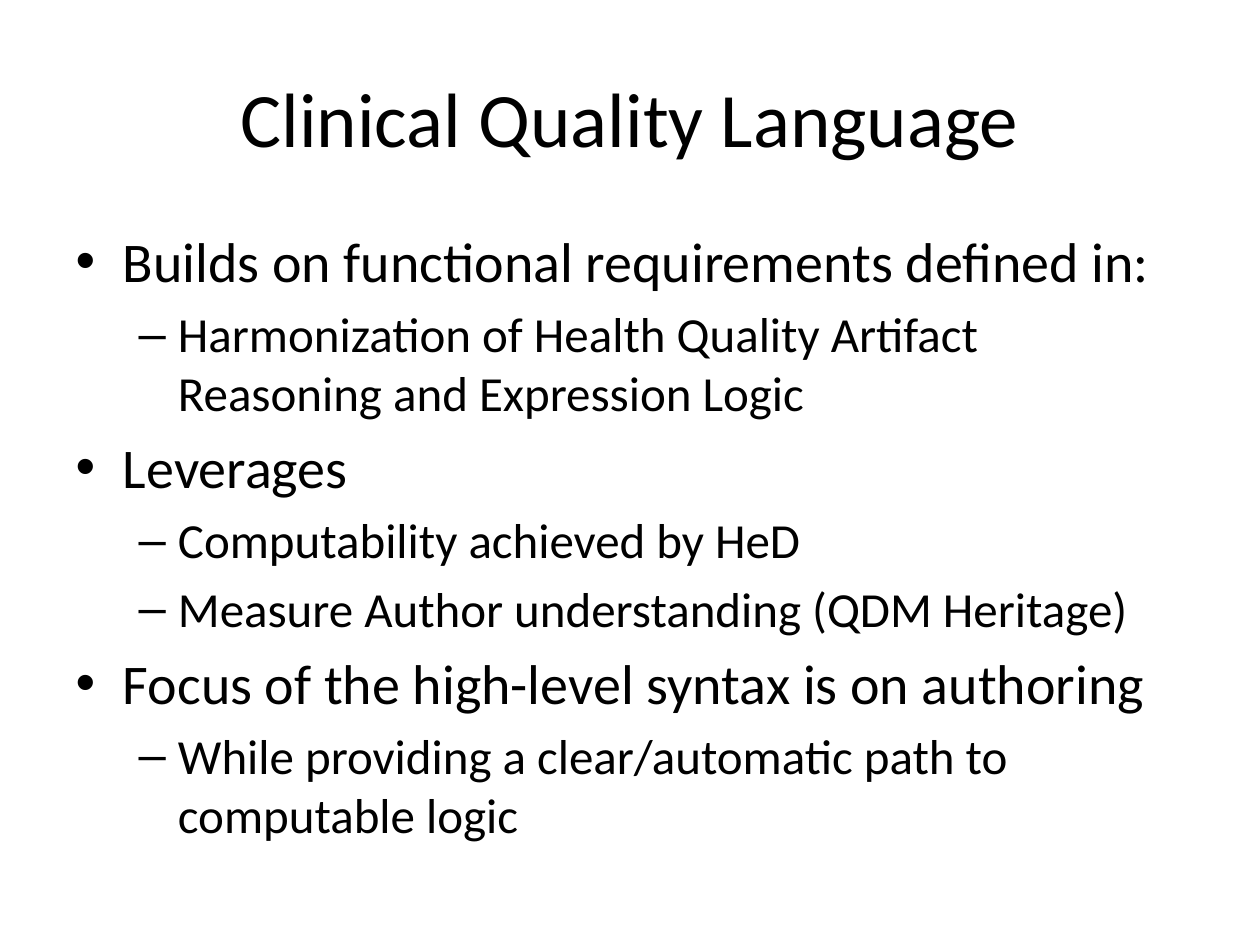
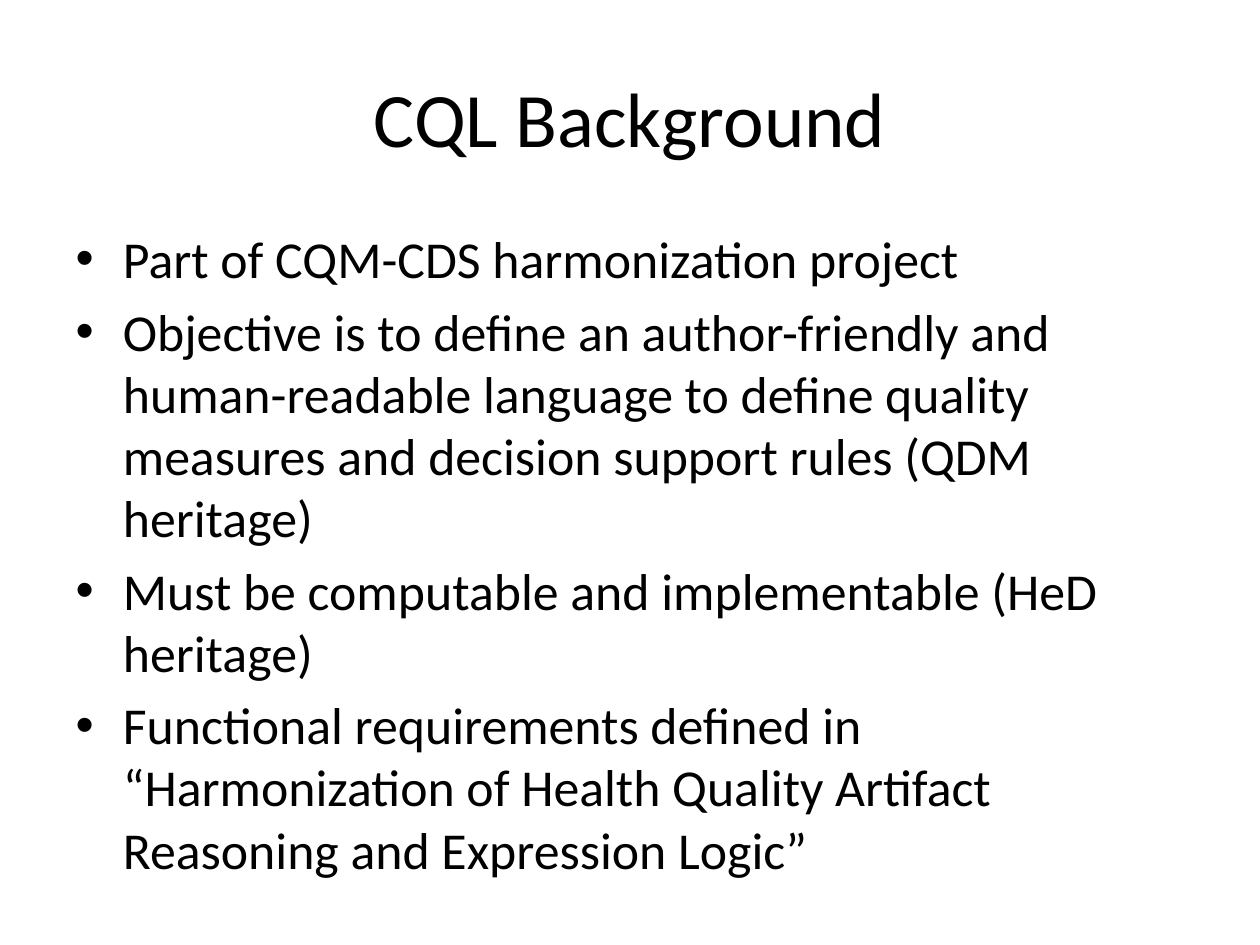
Before and after one commit to cqframework/OneModel, a slide deck: slide 2 of CQL/Documents/CQL_Technical_Introduction_20140604.pptx (slide 1 before the commit). Drawn at 1260x945 pixels with LibreOffice and Linux fonts; fonts in the diff are those of the drawing. Boxes give left, top, right and bottom in pixels: in the first picture for what was removed or moved away, otherwise in the second. Text is boxed around its words. In the diff, an @@ line names an element or a change of style, - is before the commit and + after.

Commit message:
Adding aggregate functionality. Adding sort/return clauses to the query context.

```diff
--- a/CQL/Documents/CQL_Technical_Introduction_20140604.pptx
+++ b/CQL/Documents/CQL_Technical_Introduction_20140604.pptx
@@ title at (374, 93, 886, 161): text changed @@
-Clinical Quality Language
+CQL Background
@@ text at (123, 242, 1097, 815): text changed; size 28 to 29.6 pt @@
-• Builds on functional requirements defined in:
-  – Harmonization of Health Quality Artifact Reasoning and Expression Logic
-• Leverages
-  – Computability achieved by HeD
-  – Measure Author understanding (QDM Heritage)
-• Focus of the high-level syntax is on authoring
-  – While providing a clear/automatic path to computable logic
+• Part of CQM-CDS harmonization project
+• Objective is to define an author-friendly and human-readable language to define quality measures and decision support rules (QDM heritage)
+• Must be computable and implementable (HeD heritage)
+• Functional requirements defined in “Harmonization of Health Quality Artifact Reasoning and Expression Logic”
```
Also in this commit, not shown: 5 other slides changed, 4 slides added, 9 slides removed, 11 other files.
